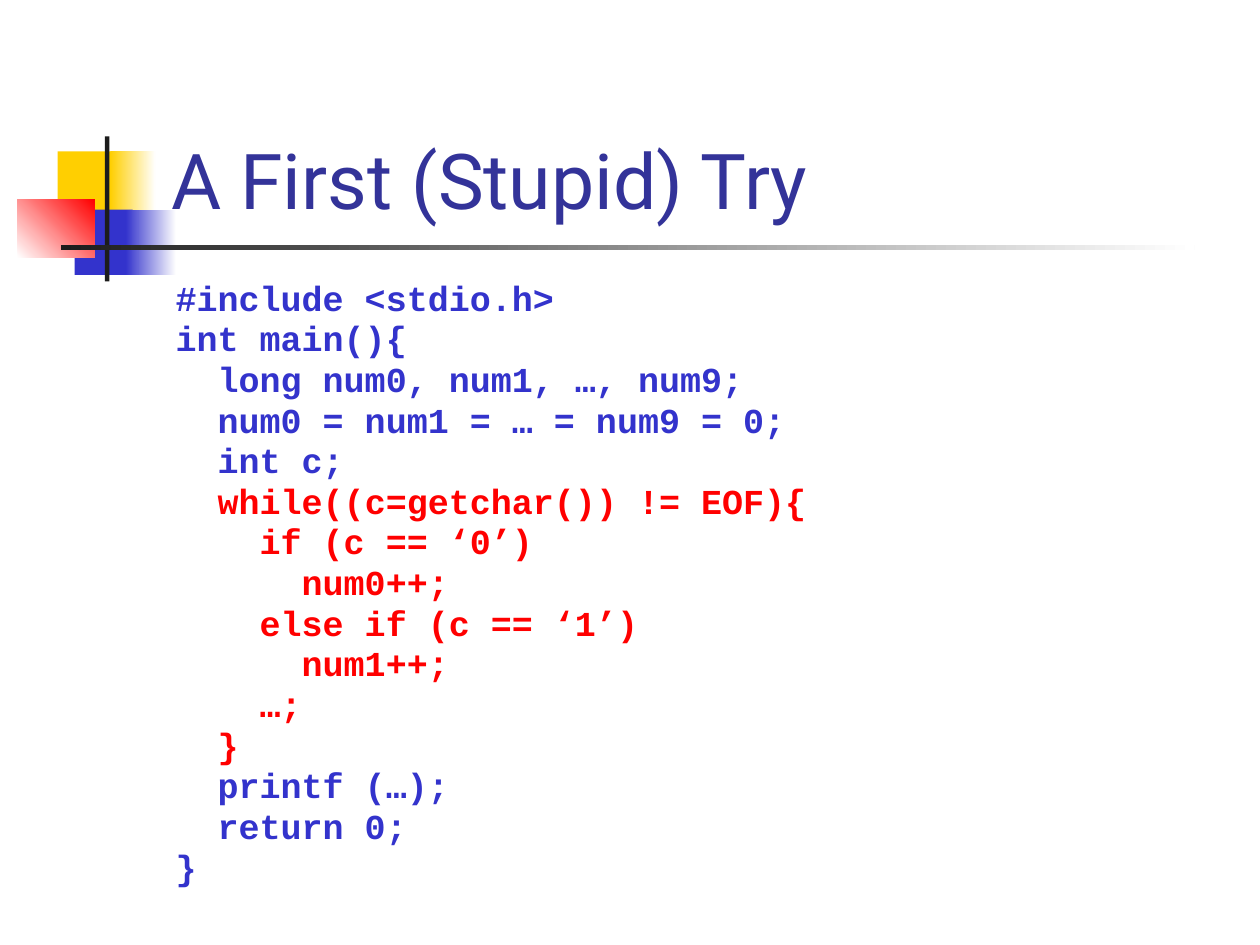
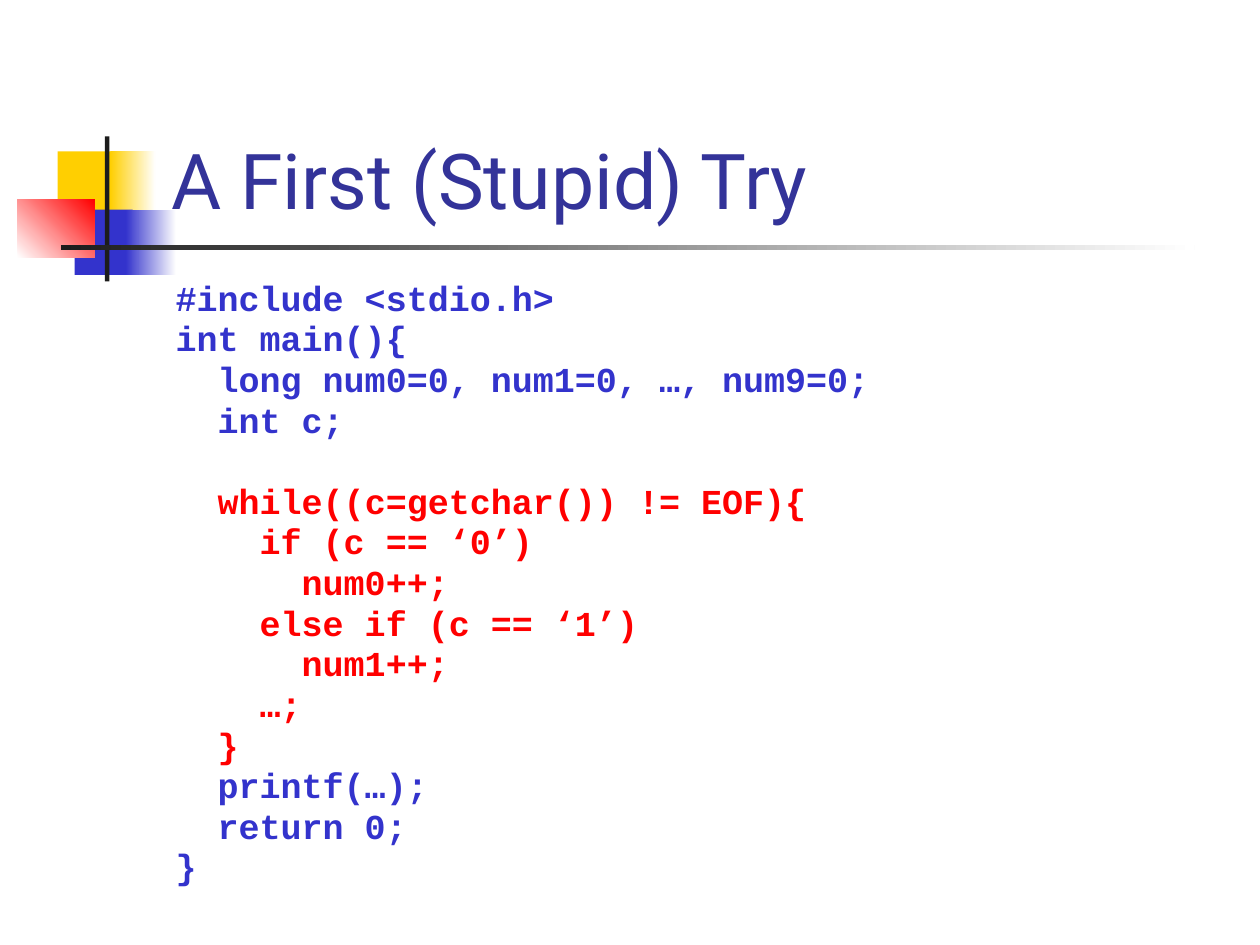
Before and after one commit to csslab-ustc/csslab-ustc.github.io, a slide deck: slide 11 of courses/sysprog/slides/lec02-charIO.pptx. Drawn at 1260x945 pixels with LibreOffice and Linux fonts; fonts in the diff are those of the drawing. Boxes give left, top, right and bottom in pixels: in the first picture for what was removed or moved away, otherwise in the second. Text is boxed around its words. In the diff, an @@ line names an element or a change of style, - is before the commit and + after.

```diff
--- a/courses/sysprog/slides/lec02-charIO.pptx
+++ b/courses/sysprog/slides/lec02-charIO.pptx
@@ text at (218,367,869,400): text changed @@
-long num0, num1, …, num9;
-num0 = num1 = … = num9 = 0;
+long num0=0, num1=0, …, num9=0;
@@ text at (218,774,428,806): spaces changed @@
-printf (…);
+printf(…);
```
Also in this commit, not shown: 6 other slides changed, 28 other files.
